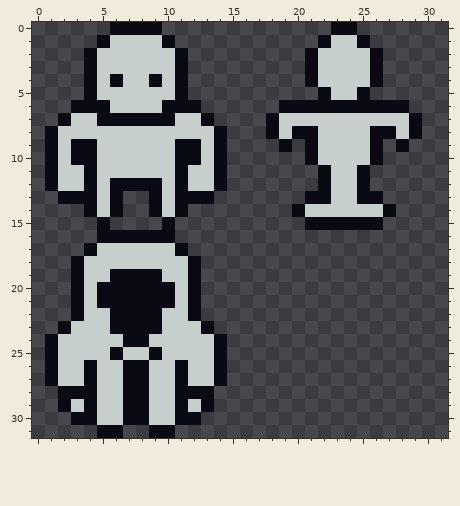
One commit to this pixel-art file: assets/images/small_characters.aseprite. That is the earlier state.
32x32 pixels, 1 frame.
Once edited:
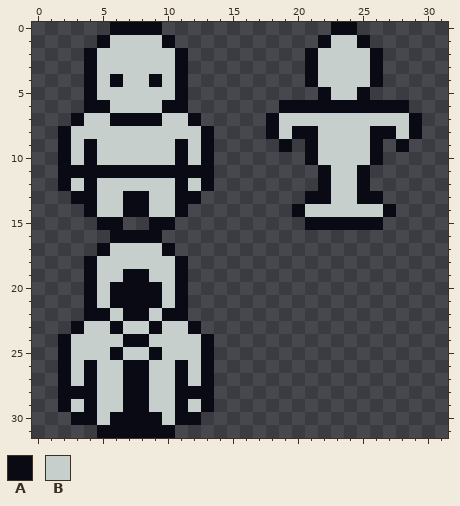
Palette (. is transparent): A #090a14  B #c7cfcc
The commit says: spawn animation
Change:
Layer "Figure":
y 6: x 3 A -> .; x 12 A -> .
y 7: x 2..3 AB -> .A; x 5 A -> B; x 10 A -> B; x 12..13 BA -> A.
y 8: x 1..2 AB -> .A; x 13..14 BA -> A.
y 9..10: x 1..3 ABA -> .AB; x 12..14 ABA -> BA.
y 11: x 1..3 ABB -> .AA; x 5..10 BBBBBB -> AAAAAA; x 12..14 BBA -> AA.
y 12: x 1..2 AB -> .A; x 6..9 AAAA -> BBBB; x 13..14 BA -> A.
y 13: x 2 A -> .; x 6..9 A..A -> BAAB; x 13 A -> .
y 14: x 6..9 A..A -> BAAB
y 15: x 6 . -> A; x 9 . -> A
y 16: x 5 A -> .; x 10 A -> .
y 17: x 4..5 AB -> .A; x 10..11 BA -> A.
y 18: x 3..4 AB -> .A; x 11..12 BA -> A.
y 19: x 3..4 AB -> .A; x 6 A -> B; x 9 A -> B; x 11..12 BA -> A.
y 20..21: x 3..5 ABA -> .AB; x 10..12 ABA -> BA.
y 22: x 3..6 ABBA -> .AAB; x 9..12 ABBA -> BAA.
y 23: x 2..3 AB -> .A; x 7..8 AA -> BB; x 12..13 BA -> A.
y 24..27: x 1..2 AB -> .A; x 13..14 BA -> A.
y 30: x 6 B -> A; x 9 B -> A
y 31: x 7..8 .. -> AA
